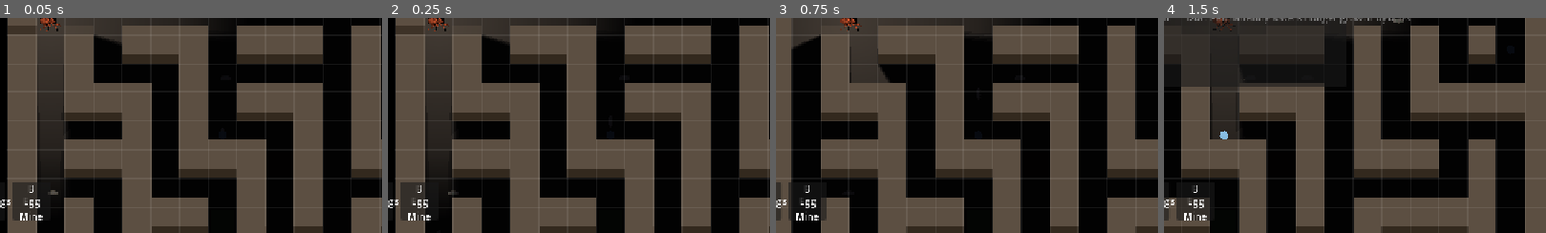
Above: before the commit, frames 1-4 (left to right).
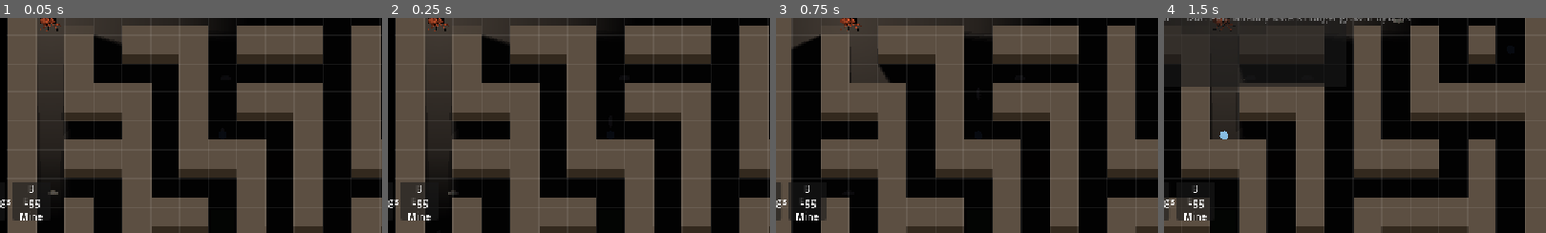
Above: after the commit, the same moments.

Repository: ehix/burrow
Game: Godot game, scene res://world/world.tscn
The game is run twice, just before and just after one commit, with the same random seed, the same clock (stepped at 60 frames per second) and the same inputs.
Inputs (mouse positions are % of the whole screen's width and height, from its top left):
- Up to frame 1 (0.05 s): no input
- Up to frame 2 (0.25 s): no input
- Up to frame 3 (0.75 s): tap Enter at 0.5 s; move the mouse to (72, 45) at 0.52 s; hold D (move_right) from 0.53 s (still down); tap 2 (buy_upgrade_2) at 0.6 s; click (72, 45) at 0.67 s
- Up to frame 4 (1.5 s): tap 5 (toggle_shop) at 0.77 s; release D (move_right) at 1.25 s; drag from (30, 55) to (57, 77) at 1.27 s
The pictures show only the part of the screen within x 43-93%, y 49-99%; the shares and areas given below are measured in that part.

The runs differ from the first frame. In frame 1, 0.3% of the frame differs, in the area x 2-10%, y 3-8%; in frame 2, 0.3%; in frame 3, nothing differs; in frame 4, nothing differs.

Commit message:
MazeRenderer: never fade a wall-to-wall overdraw seam, only real occlusion
Playtest finding: walking down a corridor bordered by a continuous
vertical wall run produced a visible gap/pop inside the wall face itself,
right at the seam between two stacked wall tiles. Root cause is a detail
of how two adjacent wall tiles composite: the southern tile's overdraw
sliver is drawn exactly over the northern tile's darker front-face band
(see _draw_wall_ground()'s own doc comment for the precise geometry), and
at full opacity that just repaints the same wall_top_face_color over
itself -- invisible. But overdraw_alpha_for() didn't check whether the
tile a sliver actually pokes into was open floor before fading it, only
whether it fell in the fade window by column/row -- so a wall tile whose
"neighbor" was actually another wall (part of the same continuous run)
could still get faded, blending a translucent copy of the lighter color
over the darker front-face underneath instead of fully covering it. That
produced a mismatched patch right at the seam, popping in and out as the
player walked past (a wall run west/east of the corridor keeps re-entering
the fade window every row the player steps down).

Fix: overdraw_alpha_for() now checks the poked-into tile's openness first
and always returns full opacity if it's closed -- nothing can ever stand
in a tile that's still a wall, so there's no real occlusion to soften
there in the first place. The check is live against the current maze every
frame, not cached, so the moment that neighbor actually opens (Remove
Wall, Seismic Compaction, Centipede Express), the same tile starts fading/
occluding normally -- confirmed via a dedicated test and by re-running the
darkness-toggle screenshot probe against the exact reported scenario (a
corridor flanked by continuous wall runs on both sides): every sampled
wall-to-wall tile stayed pinned at the flat, unfaded color across every
row as the player moved through.

Co-Authored-By: Claude Sonnet 5 <noreply@anthropic.com>
Claude-Session: https://claude.ai/code/session_01PDMa91nSwt3GF5ptiRXdm6

Diff:
--- a/tests/test_maze_renderer_occlusion.gd
+++ b/tests/test_maze_renderer_occlusion.gd
@@ -231,6 +231,21 @@
 	return renderer
 
 
+## A renderer over a maze where every cell is open floor -- for tests that
+## need overdraw_alpha_for()'s "is the poked-into tile actually open" guard
+## (see its own doc comment) to always pass, so they can isolate just the
+## row/column-window logic the guard sits in front of. _make_renderer()'s
+## MazeGenerator layout can't guarantee that at arbitrary probe coordinates.
+func _make_fully_open_renderer(width: int, height: int) -> MazeRenderer:
+	var cells := PackedByteArray()
+	cells.resize(width * height)
+	cells.fill(1)
+	var renderer := MazeRenderer.new()
+	add_child_autofree(renderer)
+	renderer.setup(MazeData.new(cells, width, height), 48)
+	return renderer
+
+
 ## Confirms MazeRenderer still draws without erroring on both planes, with
 ## no fade centre set yet (the state before Level's first _process() call --
 ## see set_fade_center()'s own doc comment) -- overdraw_alpha_for() must
@@ -293,7 +308,7 @@
 ## softens; every other row (even the very next one further south, or the
 ## centre's own row) stays full opacity regardless of column.
 func test_overdraw_alpha_for_only_softens_the_occluding_row_within_the_column_span() -> void:
-	var renderer := _make_renderer()
+	var renderer := _make_fully_open_renderer(10, 10)
 	renderer.wall_fade_span_tiles = 1
 	renderer.wall_fade_min_alpha = 0.25
 	renderer.set_fade_center(Vector2i(5, 5)) # ground plane by default -- occluding row is y=6
@@ -311,7 +326,7 @@
 ## centre (wall_tile_for()'s ceiling-plane rule) -- confirms overdraw_alpha_
 ## for() actually reads active_plane() rather than assuming ground always.
 func test_overdraw_alpha_for_uses_the_north_row_on_the_ceiling_plane() -> void:
-	var renderer := _make_renderer()
+	var renderer := _make_fully_open_renderer(10, 10)
 	renderer.set_active_plane(Level.Layer.CEILING)
 	renderer.wall_fade_span_tiles = 1
 	renderer.wall_fade_min_alpha = 0.25
@@ -319,3 +334,58 @@
 
 	assert_eq(renderer.overdraw_alpha_for(Vector2i(5, 4)), 0.25, "north of the centre -- the ceiling-plane occluding row")
 	assert_eq(renderer.overdraw_alpha_for(Vector2i(5, 6)), 1.0, "south is the ground-plane occluding row, not ceiling")
+
+
+# --- overdraw_alpha_for()'s "poked-into tile must be open" guard (playtest
+# finding: fading a wall tile whose sliver pokes into ANOTHER wall, not open
+# floor, exposed a seam between two stacked wall tiles that should read as
+# one continuous run -- see the function's own doc comment) ----------------
+
+## Ground plane: a single-column wall run (x=0) bordering an open north-
+## south corridor (x=1) -- (0,0) and (0,1) are both walls, (1,0) and (1,1)
+## are both open. wall_tile (0,1) sits squarely inside the fade window
+## (one row south of the fade centre, one column west) but its own poked-
+## into neighbor (0,0) is also a wall -- nothing could ever stand there.
+func test_overdraw_alpha_for_never_softens_a_sliver_whose_poked_into_tile_is_also_a_wall() -> void:
+	var maze := MazeData.new(PackedByteArray([0, 1, 0, 1]), 2, 2)
+	var renderer := MazeRenderer.new()
+	add_child_autofree(renderer)
+	renderer.setup(maze, 48)
+	renderer.wall_fade_span_tiles = 1
+	renderer.set_fade_center(Vector2i(1, 0)) # player standing in the open corridor
+
+	assert_eq(renderer.overdraw_alpha_for(Vector2i(0, 1)), 1.0,
+		"a wall-to-wall seam must never soften, even inside the fade window")
+
+
+## Complement: the instant that neighbor opens up (Remove Wall, Seismic
+## Compaction, Centipede Express), the identical wall_tile starts fading
+## normally -- the guard is live against the current maze every frame, not
+## a one-time decision baked in when the wall was placed.
+func test_overdraw_alpha_for_starts_softening_once_the_poked_into_tile_opens_up() -> void:
+	var maze := MazeData.new(PackedByteArray([0, 1, 0, 1]), 2, 2)
+	var renderer := MazeRenderer.new()
+	add_child_autofree(renderer)
+	renderer.setup(maze, 48)
+	renderer.wall_fade_span_tiles = 1
+	renderer.wall_fade_min_alpha = 0.25
+	renderer.set_fade_center(Vector2i(1, 0))
+
+	maze.set_open(0, 0) # "Remove Wall" on the tile the sliver pokes into
+
+	assert_eq(renderer.overdraw_alpha_for(Vector2i(0, 1)), 0.25,
+		"now that something could actually stand there, the sliver fades like any other tile in the window")
+
+
+## Ceiling-plane mirror: the poked-into tile flips to south of wall_tile.
+func test_overdraw_alpha_for_never_softens_on_ceiling_when_the_poked_into_tile_is_also_a_wall() -> void:
+	var maze := MazeData.new(PackedByteArray([0, 1, 0, 1]), 2, 2)
+	var renderer := MazeRenderer.new()
+	add_child_autofree(renderer)
+	renderer.setup(maze, 48)
+	renderer.set_active_plane(Level.Layer.CEILING)
+	renderer.wall_fade_span_tiles = 1
+	renderer.set_fade_center(Vector2i(1, 1)) # player standing in the open corridor
+
+	assert_eq(renderer.overdraw_alpha_for(Vector2i(0, 0)), 1.0,
+		"a wall-to-wall seam must never soften on the ceiling plane either")
--- a/world/maze/maze_renderer.gd
+++ b/world/maze/maze_renderer.gd
@@ -156,8 +156,34 @@
 ## repaint pass calls this same function so a wall fading near the viewer
 ## and its repaint-over-an-entity pass never disagree about how transparent
 ## that tile currently is.
+##
+## Never fades when the tile the sliver actually pokes into (north of
+## `wall_tile` on GROUND, south on CEILING) is itself another wall, not open
+## floor (playtest finding: two wall tiles stacked back-to-back share a
+## seam exactly where the southern one's sliver overdraws the northern
+## one's front face -- see _draw_wall_ground()'s doc comment for why that
+## overlap exists and is normally invisible, both being drawn at full
+## opacity in the same wall_top_face_color. Fading only the southern tile's
+## sliver there, just because it happened to fall within the fade window,
+## broke that -- it blended a translucent copy of the lighter top-face
+## color over the darker front-face color underneath instead of leaving it
+## fully covered, producing a visible seam/gap *inside* what should read as
+## one continuous wall run, popping in and out as the player walked past).
+## Nothing can ever stand in a tile that's still a wall, so there is no
+## legitimate occlusion happening there to soften in the first place -- but
+## the check is live against the current maze every frame, not a one-time
+## decision, so the instant an adjacent wall actually opens up (Remove Wall,
+## Seismic Compaction, Centipede Express carving a tile), this sliver
+## starts fading/occluding normally, exactly like any other tile bordering
+## real open floor.
 func overdraw_alpha_for(wall_tile: Vector2i) -> float:
 	if not _has_fade_center:
+		return 1.0
+	var poked_into := (
+		Vector2i(wall_tile.x, wall_tile.y - 1) if _active_plane == Level.Layer.GROUND
+		else Vector2i(wall_tile.x, wall_tile.y + 1)
+	)
+	if _maze == null or not _maze.is_open(poked_into.x, poked_into.y):
 		return 1.0
 	var fade_row := _fade_center_tile.y + 1 if _active_plane == Level.Layer.GROUND else _fade_center_tile.y - 1
 	if wall_tile.y != fade_row:
